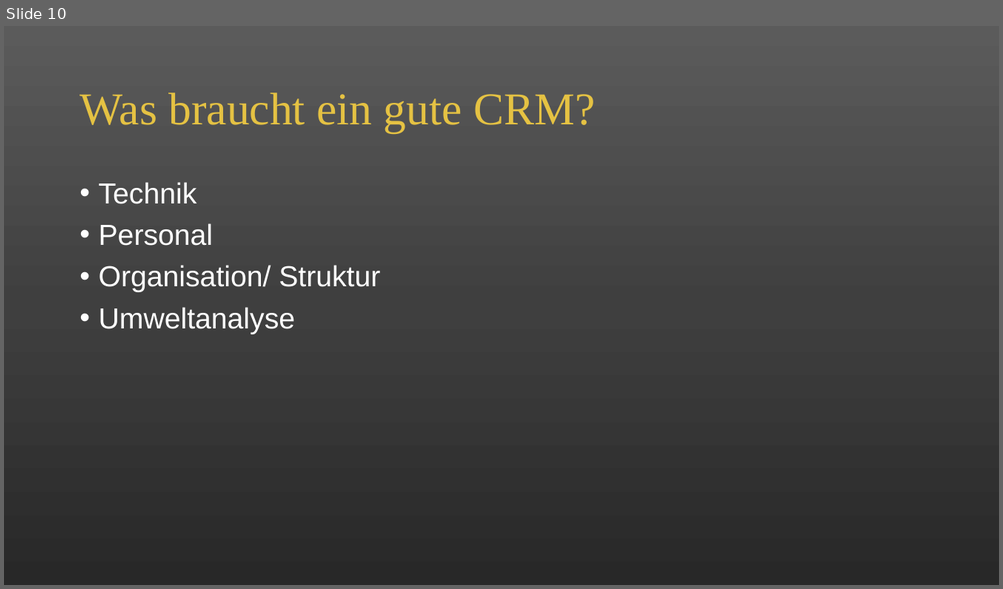
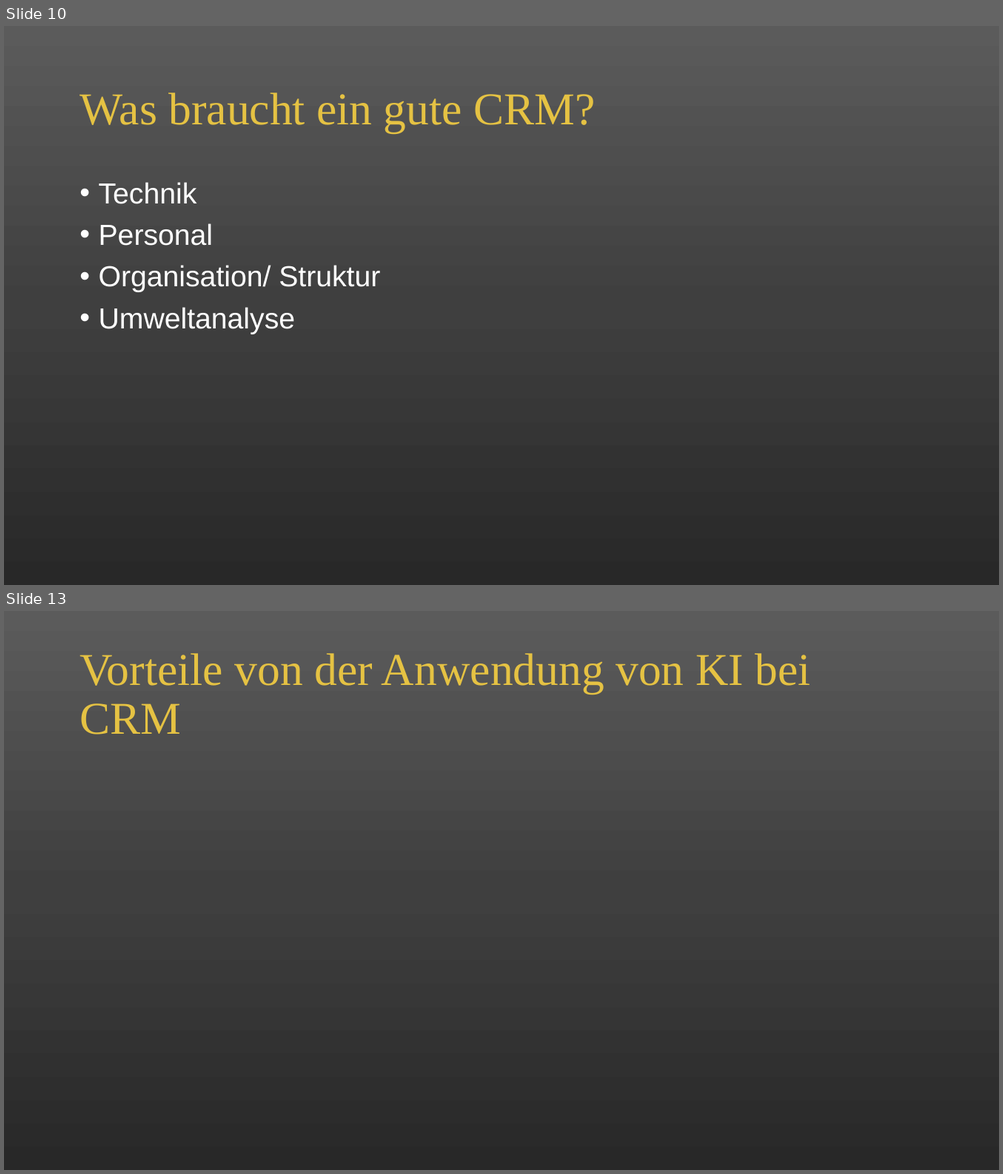
Before and after one commit to alicapr/CRM, a slide deck: CRM.pptx. Shown one above the other, each under a label of ours: slide 10 before the commit, slides 10 and 13 after it; the slides between them are not shown. The pictures are 1003x589 and 1003x1174 pixels, drawn with LibreOffice and Linux fonts; fonts in the diff are those of the drawing. Boxes give left, top, right and bottom in pixels: in the first picture for what was removed or moved away, otherwise in the second. Text is boxed around its words. In the diff, an @@ line names an element or a change of style, - is before the commit and + after.

```diff
--- a/CRM.pptx
+++ b/CRM.pptx
@@ slide 13 added at bbox=[4, 611, 999, 1170], background gradient #5B5B5B to #404040 to #292929 @@
@@ title added at bbox=[79, 653, 811, 735], 44 pt, text #E5C243 @@
+Vorteile von der Anwendung von KI bei CRM
```
Also in this commit, not shown: 3 other slides added.
